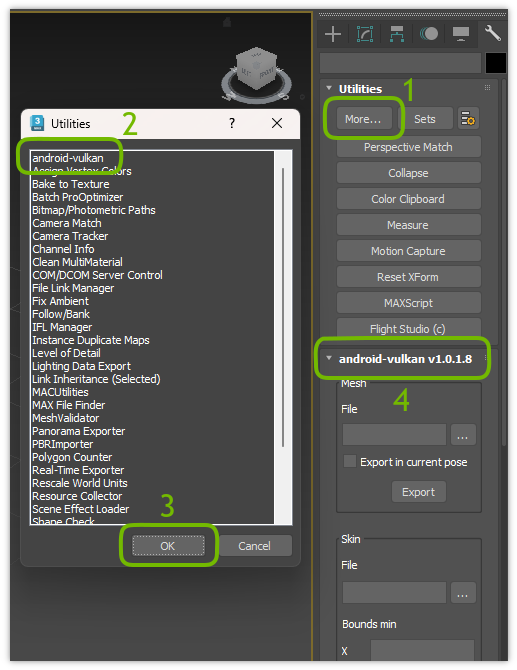
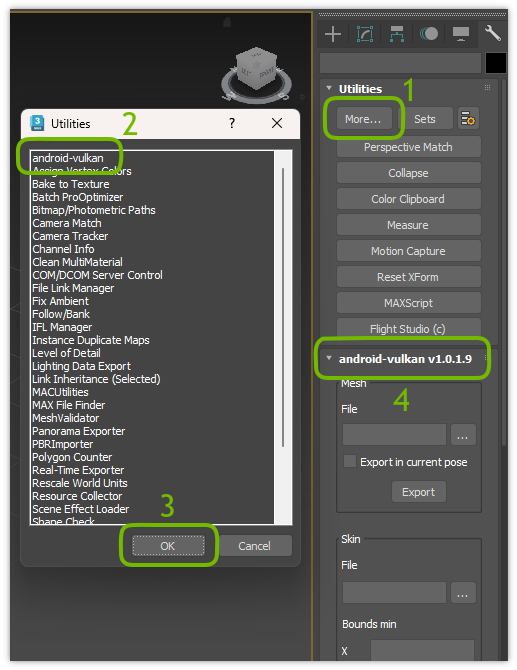
Two versions of the same layered image (517x670). Layer-by-layer changes:
painted on "Background" over 465, 355, 472, 363
